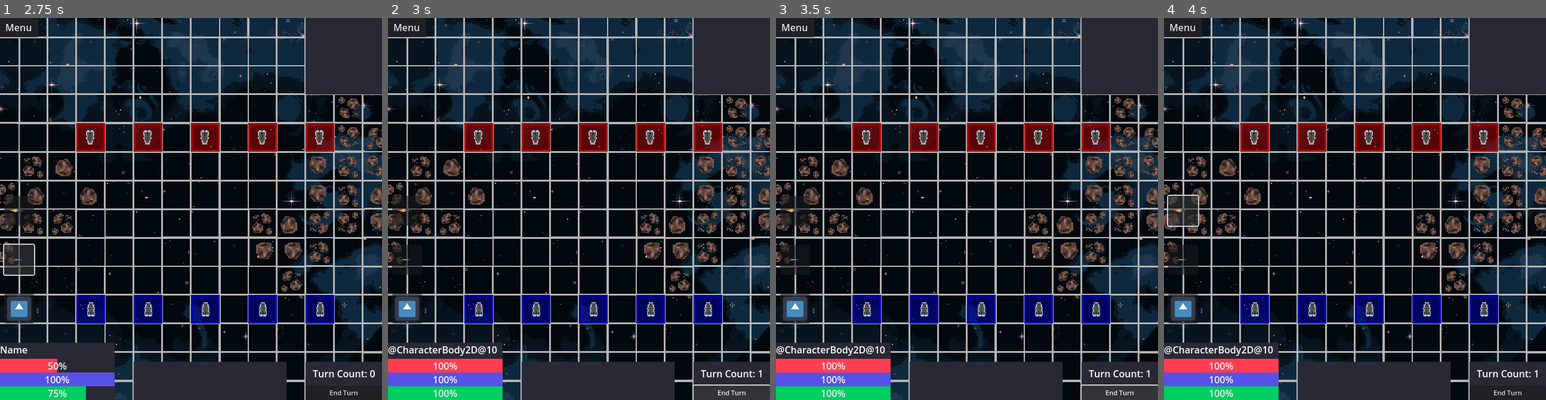
Above: before the commit, frames 1-4 (left to right).
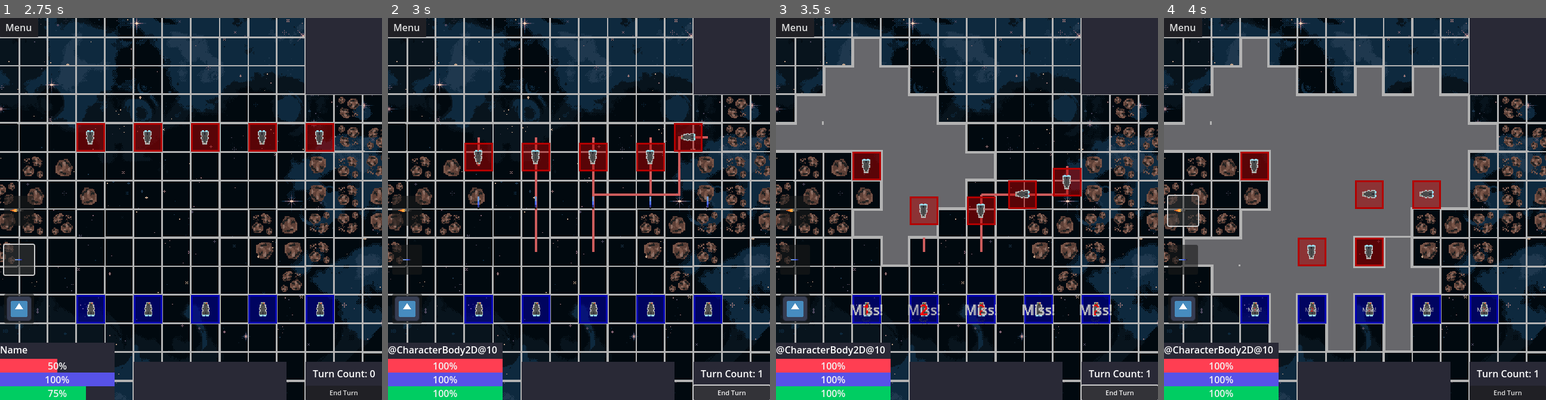
Above: after the commit, the same moments.

Repository: kAntonelli22/space
Game: Godot game, scene res://scenes/main_menu.tscn
Same seed, same stepped clock (60 frames per second), same inputs: the game is played once before the commit and once after it. The engine's default icon, where the game draws it, is replaced by a stand-in: a white triangle on a blue panel in a dark square.
Inputs (mouse positions are in pixels of both pictures, inside the frame that each line leads up to):
- Up to frame 1 (2.75 s): click "Play Game" at 0.5 s; click "-->" at 1.25 s; click (19, 258) at 2 s
- Up to frame 2 (3 s): click "End Turn" at 2.75 s
- Up to frame 3 (3.5 s): no input
- Up to frame 4 (4 s): click (1183, 209) at 3.5 s

Frame 1 is identical in both runs. In frame 2, 4.8% of the frame differs, in the area x 20-88%, y 27-62%; in frame 3, 19%; in frame 4, 39%, in the area x 0-88%, y 5-88%.
Error in both runs: Cannot call method 'queue_redraw' on a null value. (res://scripts/Global.gd:69)

Commit message:
added buggy, barely functional ai logic to the game

Diff:
--- a/scripts/cpu_frigate.gd
+++ b/scripts/cpu_frigate.gd
@@ -11,24 +11,33 @@
    super._physics_process(delta)    # call physics function of frigate class
 
 func next_turn():
-   print("cpu: ", name, ", starting turn")
+   print("\ncpu: ", name, ", starting turn")
    ai_move()
    ai_attack()
-   print("cpu: ", name, ", ending turn")
+   print("cpu: ", name, ", ending turn\n--------------------")
    super.next_turn()
 
 func ai_move():
-   print("cpu: checking for moves")
    var can_attack : bool = false
    var tiles : Array = Global.get_tiles(current_position, movement_points, movement_points)
-   tiles = check_pathfinding(tiles, movement_points, movement_points)
-   var potential : int = 0
+   tiles = check_pathfinding(tiles, 0, movement_points)
    var current_tile : Vector2i = current_position
    var current_potential : int = 0
    for tile in tiles:
       print("cpu: checking tile ", tile, " for potential moves")
-      # find which player ships can be hit from the tile
-      # calculate the accuracy of each and add the two largest to current_potential
+      var potential : int = 0
+      var all_tiles : Array = Global.get_tiles(tile, RAILGUN_MAX, RAILGUN_MAX)
+      var reachable_tiles : Array # tiles that can be reached by railguns from tile
+      for possible_tile in all_tiles:
+         if Global.check_cardinal(possible_tile, tile):
+            reachable_tiles.append(possible_tile)
+      for ship in Global.player_ships:
+         if reachable_tiles.has(ship.current_position):
+            var accuracy = calc_accuracy(current_position, ship.current_position)
+            print(accuracy, ship.health_points, ship.damage)
+            potential += accuracy - ship.health_points - ship.damage
+            print("cpu: current potential of ", tile, ": ", potential)
+            # add to potential score based off of accuracy, damage, and health of the target
       if potential > current_potential:
          print("cpu: tile ", tile, " has beat tile ", current_tile, " with a potential of ", potential, " to ", current_potential)
          current_tile = tile
@@ -44,6 +53,7 @@
 
       # if local path var isnt empty -> set global path var and point path var
       if !id_path.is_empty() and id_path.size() <= movement_points:
+         print("cpu: subtracting ", id_path.size(), " from ", movement_points)
          movement_points -= id_path.size()
          Global.attributes_changed.emit(self, null)
          current_id_path = id_path
@@ -53,18 +63,36 @@
    pass
 
 func ai_attack():
-   print("cpu: attacking")
-   action_points -= 1
-   var valid_targets = [Vector2i(0, 0), Vector2i(1, 1)]# = all ships in range
+   print("cpu: entering attack function")
    var final_target
-   var potential : int = 0
    var current_potential : int = 0
+
+   var possible_targets = Global.player_ships
+   var valid_targets : Array = []
+   for target in possible_targets:
+      if Global.check_cardinal(target.current_position, current_position):
+         valid_targets.append(target)
+
    for target in valid_targets:
-      # calculate accuracy of attacking the target
-      # calculate effect of damage on target
-      # use both to determine attack potential
-      pass
-   #fire_railgun(final_target)
+      var potential : int = calc_accuracy(current_position, target.current_position)
+      potential -= target.health_points + target.damage
+      if target.health_points <= damage:
+         print("cpu: potential to destroy enemy ship")
+         potential += 25
+      if potential > current_potential:
+         print("cpu: new target determined: ", target, " at ", target.current_position)
+         current_potential = potential
+         final_target = target
+
+   if final_target:
+      print("cpu: firing railgun at ", final_target.current_position)
+      fire_railgun(final_target.current_position)
+   elif movement_points == 0:
+      print("cpu: cannot hit any targets")
+      action_points = 0
+      return
+
+   print("cpu: movement points: ", movement_points, " action points: ", action_points)
    if movement_points > 0:
       print("cpu: checking moves")
       ai_move()
--- a/scripts/ship.gd
+++ b/scripts/ship.gd
@@ -11,7 +11,8 @@
 var MAX_HEALTH : int = 10
 var MAX_MOVEMENT : int = 4
 var MAX_ACTION : int = 2
-var RAILGUN_RANGE : int = 5
+var RAILGUN_MAX : int = 5
+var RAILGUN_MIN : int = 1
 
 # movement variables
 var current_position : Vector2i     # main.tile_board.local_to_map(position)
@@ -23,6 +24,7 @@
 var health_points : int = MAX_HEALTH
 var movement_points : int = MAX_MOVEMENT
 var action_points : int = MAX_ACTION
+var damage : int = 4    # average damage that the ship is capable of each turn, for ai
 
 # node references
 @onready var main = get_parent()
@@ -105,7 +107,7 @@
       id_path.pop_front()        # remove the start coord from path
 
       # if id path size is less than movement points and current tile isnt solid -> apply movement overlay
-      if id_path.size() <= movement_points and !Global.astar.is_point_solid(current_tile):
+      if id_path.size() <= movement_points and id_path.size() > min_range and !Global.astar.is_point_solid(current_tile):
          queue.append(current_tile)
    # end of tile queue while loop --------------------------------------------
    return queue
@@ -136,15 +138,20 @@
    # end of global position equals next target point if statement ------------
 # end of move ship function --------------------------------------------------
 
-# fire railgun
-func fire_railgun(target):
-   var distance = current_position.distance_to(target)
-   if Global.check_cardinal(target, current_position) and distance < RAILGUN_RANGE:
-      var hit_chance = 100 - (distance * 10)
-      is_firing = true
-      action_points -= 1
-      Global.attributes_changed.emit(self, null)
-      Global.instance_shell(target, self, hit_chance)
+func calc_accuracy(tile, target) -> int:
+   var accuracy : int = 100
+   var distance = tile.distance_to(target)
+   accuracy -= (distance * 10)
+   #accuracy -= number of debris objects on path
+   return accuracy
+
+# fires a single railgun shell at the target tile
+func fire_railgun(target : Vector2i):
+   var accuracy = calc_accuracy(current_position, target)
+   is_firing = true
+   action_points -= 1
+   Global.attributes_changed.emit(self, null)
+   Global.instance_shell(target, self, accuracy)
 
 # refresh ship actions and logic after end of turn
 func next_turn():
@@ -157,18 +164,18 @@
 # end of next turn button ----------------------------------------------------
 
 # deselect ship if other ship emits select signal
-func select_signal(_obj_selected : Object, obj_deselected):
+func select_signal(_obj_selected, obj_deselected):
    if is_selected and obj_deselected == self:
       main.tile_overlay.clear()
       is_selected = false
 
 # check if ship has been hit by a projectile
-func object_hit(obj : Object, _weapon : Object, damage : int, _origin : Object):
+func object_hit(obj : Object, _weapon : Object, damage_dealt : int, _origin : Object):
    if obj != self: return
-   health_points -= damage
+   health_points -= damage_dealt
    if health_points <= 0: queue_free()
-   if damage == 0: Global.popup("Miss!", position, Color.GRAY)
-   else: Global.popup(str(damage), position, Color.RED)
+   if damage_dealt == 0: Global.popup("Miss!", position, Color.GRAY)
+   else: Global.popup(str(damage_dealt), position, Color.RED)
 
 # enable user control logic
 func shell_destroyed(_weapon : Object, _origin : Object):
@@ -180,7 +187,7 @@
    if is_selected and !ready_to_fire:
       ready_to_fire = true
       main.tile_overlay.clear()
-      display_attack(0, RAILGUN_RANGE)
+      display_attack(RAILGUN_MIN, RAILGUN_MAX)
    elif is_selected and ready_to_fire:
       ready_to_fire = false
       main.tile_overlay.clear()
--- a/scripts/space_game.gd
+++ b/scripts/space_game.gd
@@ -37,28 +37,25 @@
    Global.draw_paths(self, Global.enemy_ships, Color.INDIAN_RED)
 
 # --- # --- # --- # --- # Issues -- # --- # --- # --- # --- #
-# - tiles that cannot be pathed to are automatically highlighted by overlays
-# - ship can move while in attack mode
+# - ships do not update pathfinding grid when they queue free
+# - error when ships emit shell destroyed signal
+# - tiles that cannot be pathed to are automatically highlighted by overlays # # Solved? #
 # - fix isses with overlay and add missing r pieces
 # - Camera zoom doesnt adjust clamp
-# - attack overlay diagonal goes to far
 # - frigate sprite has accidental background in between thrusters and is 16x16
+# - ai_move can move ships onto tiles occupied by other ships
 
 # --- # --- # --- # --- # Issues -- # --- # --- # --- # --- #
 # --- # --- # --- # --- # Todo List # --- # --- # --- # --- #
+# - ai_attack function
+# - optimize check pathfinding and display functions
+# - tilemap collision only astar grid for pathfinding function
 # - 10x health and damage
-# - selection square underneath selected ships
-# - tile cursor is currently over highlighted?
+# - highlight tile mouse is currently over?
 # - minimum range?
 # - merge action points and movement points?
 # - add key binds for each ui button
-
 # - visible health bars or health numbers when a ship or object is hit
-# - on player end turn emit signal to global
-# - - ai move function that takes faction and moves each ship
-# - - - ships move to closest position that would allow it to fire on the weakest ship
-# - - ai fire function that loops through ships and fires
-# - - - targets ship with the highest damage - health?
 
 # --- # --- # --- # --- # Todo List # --- # --- # --- # --- #
 # --- # --- # --- # --- # Major --- # --- # --- # --- # --- #
